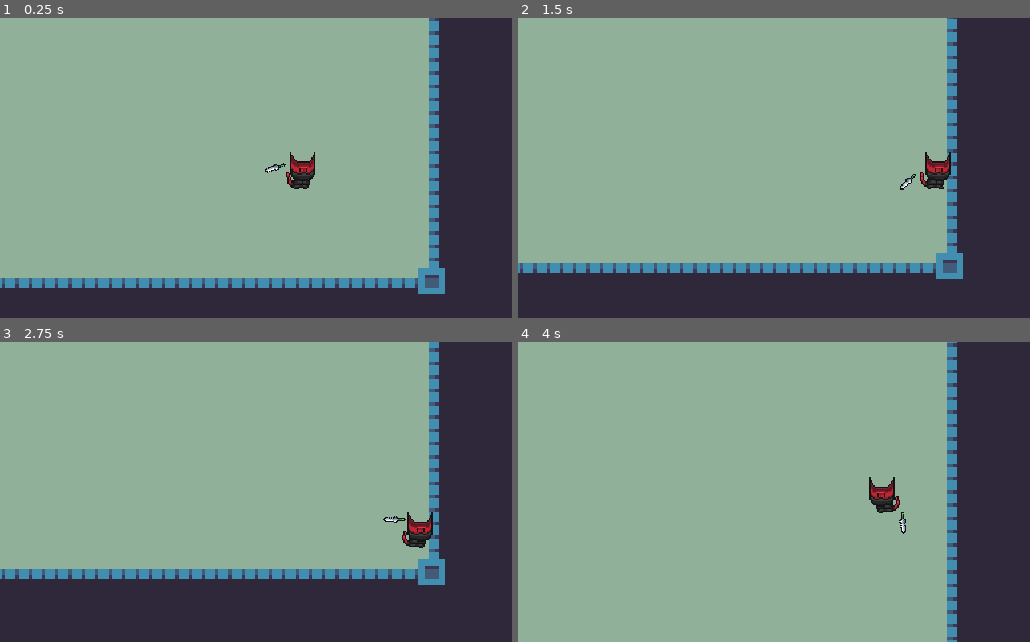
Above: before the commit, frames 1-4 (two rows, left to right).
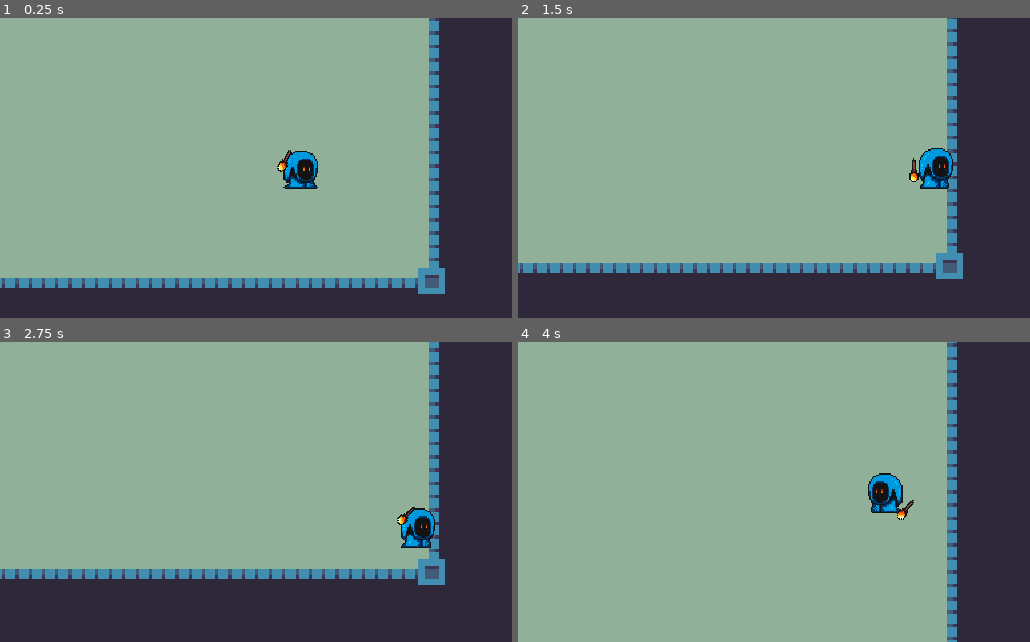
Above: after the commit, the same moments.

Repository: Madhavaprasath/StartupCities
Game: Godot game, scene res://Stages/Stage1/Stage1.tscn
Two runs of this game, one before a commit and one after it. Both use one fixed random seed, a clock stepped at 60 frames per second and the inputs below. The engine's default icon, where the game draws it, is replaced by a stand-in: a white triangle on a blue panel in a dark square.
Inputs (mouse positions are in pixels of both pictures, inside the frame that each line leads up to):
- Up to frame 1 (0.25 s): no input
- Up to frame 2 (1.5 s): move the mouse to (886, 153) at 0.52 s; press the mouse at (886, 153) at 0.53 s; hold Right (Right) 0.53-1.28 s; move the mouse to (671, 183) at 1.27 s; release the mouse at (671, 183) at 1.28 s; hold S (Down) from 1.28 s (still down); tap E (Interact) at 1.35 s
- Up to frame 3 (2.75 s): click (153, 507) at 1.55 s; move the mouse to (307, 426) at 2.02 s; release S (Down) at 2.03 s; press the mouse at (307, 426) at 2.03 s; hold Right (Right) from 2.03 s (still down)
- Up to frame 4 (4 s): move the mouse to (748, 552) at 2.77 s; release Right (Right) at 2.78 s; release the mouse at (748, 552) at 2.78 s; hold Up (Up) 2.78-3.53 s; click (748, 552) at 2.85 s; move the mouse to (927, 537) at 3.52 s; press the mouse at (927, 537) at 3.53 s; hold A (Left) from 3.53 s (still down); tap E (Interact) at 3.6 s

The runs differ from the first frame. In frame 1, 0.7% of the frame differs, in the area x 51-63%, y 44-57%; in frame 2, 0.8%, in the area x 74-85%, y 43-58%; in frame 3, 0.8%; in frame 4, 0.8%.

Commit message:
Fix attack animation for other mobs

Diff:
--- a/2K Euros/Actor/Player/Player.gd
+++ b/2K Euros/Actor/Player/Player.gd
@@ -6,7 +6,7 @@
 var Velocity=Vector2()
 var current_animation = ""
 var attacking = false
-var groupname="Cat"
+var groupname="Mage"
 var previous_group_name=null
 #cast variables
 onready var Body:Node2D=get_node("Body")
@@ -68,7 +68,8 @@
 
 
 func _on_AnimationPlayer_animation_finished(anim_name):
+	print(anim_name)
 	if anim_name in ["Cat_Attack", "Ogre_Attack", "Mage_Attack"]:
 		animation_player.play(groupname + "_" + current_animation)
-		attacking = false
+
 	pass # Replace with function body.
--- a/2K Euros/Actor/Player/Player.tscn
+++ b/2K Euros/Actor/Player/Player.tscn
@@ -231,14 +231,14 @@
 } ]
 
 [sub_resource type="CapsuleShape2D" id=42]
-radius = 6.12173
-height = 10.1291
+radius = 8.224
+height = 13.0197
 
 [sub_resource type="CircleShape2D" id=43]
-radius = 7.783
+radius = 7.70912
 
 [sub_resource type="CircleShape2D" id=44]
-radius = 7.77677
+radius = 12.2025
 
 [sub_resource type="Animation" id=45]
 length = 0.45
@@ -762,7 +762,7 @@
 tracks/4/interp = 1
 tracks/4/loop_wrap = true
 tracks/4/imported = false
-tracks/4/enabled = true
+tracks/4/enabled = false
 tracks/4/keys = {
 "times": PoolRealArray( 0 ),
 "transitions": PoolRealArray( 1 ),
@@ -862,7 +862,7 @@
 tracks/0/interp = 1
 tracks/0/loop_wrap = true
 tracks/0/imported = false
-tracks/0/enabled = true
+tracks/0/enabled = false
 tracks/0/keys = {
 "times": PoolRealArray( 0 ),
 "transitions": PoolRealArray( 1 ),
@@ -1034,7 +1034,7 @@
 tracks/3/interp = 1
 tracks/3/loop_wrap = true
 tracks/3/imported = false
-tracks/3/enabled = true
+tracks/3/enabled = false
 tracks/3/keys = {
 "times": PoolRealArray( 0 ),
 "transitions": PoolRealArray( 1 ),
@@ -1127,6 +1127,7 @@
 }
 
 [sub_resource type="Animation" id=51]
+resource_name = "Ogre_Attack"
 length = 0.45
 tracks/0/type = "value"
 tracks/0/path = NodePath(".:animation")
@@ -1181,7 +1182,7 @@
 tracks/4/interp = 1
 tracks/4/loop_wrap = true
 tracks/4/imported = false
-tracks/4/enabled = true
+tracks/4/enabled = false
 tracks/4/keys = {
 "times": PoolRealArray( 0 ),
 "transitions": PoolRealArray( 1 ),
@@ -1310,6 +1311,7 @@
 }
 
 [sub_resource type="Animation" id=52]
+resource_name = "Ogre_Idle"
 length = 0.4
 loop = true
 tracks/0/type = "value"
@@ -1341,7 +1343,7 @@
 tracks/2/interp = 1
 tracks/2/loop_wrap = true
 tracks/2/imported = false
-tracks/2/enabled = true
+tracks/2/enabled = false
 tracks/2/keys = {
 "times": PoolRealArray( 0 ),
 "transitions": PoolRealArray( 1 ),
@@ -1446,6 +1448,7 @@
 }
 
 [sub_resource type="Animation" id=53]
+resource_name = "Ogre_Run"
 length = 0.4
 loop = true
 tracks/0/type = "value"
@@ -1501,7 +1504,7 @@
 tracks/4/interp = 1
 tracks/4/loop_wrap = true
 tracks/4/imported = false
-tracks/4/enabled = true
+tracks/4/enabled = false
 tracks/4/keys = {
 "times": PoolRealArray( 0 ),
 "transitions": PoolRealArray( 1 ),
@@ -1673,7 +1676,7 @@
 tracks/7/interp = 1
 tracks/7/loop_wrap = true
 tracks/7/imported = false
-tracks/7/enabled = true
+tracks/7/enabled = false
 tracks/7/keys = {
 "times": PoolRealArray( 0 ),
 "transitions": PoolRealArray( 1 ),
@@ -1821,7 +1824,7 @@
 tracks/7/interp = 1
 tracks/7/loop_wrap = true
 tracks/7/imported = false
-tracks/7/enabled = true
+tracks/7/enabled = false
 tracks/7/keys = {
 "times": PoolRealArray( 0 ),
 "transitions": PoolRealArray( 1 ),
@@ -1942,7 +1945,7 @@
 "frames": [ SubResource( 56 ) ],
 "loop": true,
 "name": "Cat_Idle",
-"speed": 5.02
+"speed": 5.0
 }, {
 "frames": [  ],
 "loop": true,
@@ -1987,7 +1990,7 @@
 
 [node name="AnimatedSprite" type="AnimatedSprite" parent="Body"]
 frames = SubResource( 41 )
-animation = "Cat_attack"
+animation = "Org_attack"
 
 [node name="AnimationPlayer" type="AnimationPlayer" parent="Body/AnimatedSprite"]
 anims/Cat_Attack = SubResource( 45 )
@@ -1996,9 +1999,9 @@
 anims/Mage_Attack = SubResource( 48 )
 anims/Mage_Idle = SubResource( 49 )
 anims/Mage_Run = SubResource( 50 )
-anims/Org_Attack = SubResource( 51 )
-anims/Org_Idle = SubResource( 52 )
-anims/Org_Run = SubResource( 53 )
+anims/Ogre_Attack = SubResource( 51 )
+anims/Ogre_Idle = SubResource( 52 )
+anims/Ogre_Run = SubResource( 53 )
 anims/Player_Idle = SubResource( 54 )
 anims/Player_Run = SubResource( 55 )
 
@@ -2012,9 +2015,9 @@
 collision_mask = 64
 
 [node name="Sprite" type="AnimatedSprite" parent="Body/AnimatedSprite/Hold_position"]
-position = Vector2( 15, 6.5 )
+position = Vector2( 15, 0 )
 frames = SubResource( 71 )
-animation = "Cat_swing"
+animation = "Orc_Swing"
 
 [node name="Player_hurtBox" parent="Body" instance=ExtResource( 8 )]
 collision_layer = 4
@@ -2022,7 +2025,7 @@
 
 [node name="CollisionShape2D" type="CollisionShape2D" parent="."]
 visible = false
-position = Vector2( -1.17982, 8.39046 )
+position = Vector2( 0.147476, 8.25891 )
 shape = SubResource( 43 )
 
 [node name="Statemachine" type="Node" parent="."]
--- a/2K Euros/Actor/Player/Player_Statemachine.gd
+++ b/2K Euros/Actor/Player/Player_Statemachine.gd
@@ -34,34 +34,17 @@
 				return states[1]
 	return null
 
+
 func animation(state):
-	match state:
-		"Idle":
-			if parent.groupname=="Player":
-				parent.animation_player.play("Player_Idle")
-			elif parent.groupname=="Cat":
-				parent.animation_player.play("Cat_Idle")
-			elif parent.groupname=="Org":
-				parent.animation_player.play("Org_Idle")
-			else:
-				parent.animation_player.play("Mage_Idle")
-		"Run":
-			if parent.groupname=="Player":
-				parent.animation_player.play("Player_Run")
-			elif parent.groupname=="Cat":
-				parent.animation_player.play("Cat_Run")
-			elif parent.groupname=="Org":
-				parent.animation_player.play("Org_Run")
-			else:
-				parent.animation_player.play("Mage_Run")
+	parent.animation_player.play(parent.groupname + "_" + state)
+
+
 func _unhandled_input(event):
-	if event.is_action_pressed("click") and parent.attacking==false:
-		parent.attacking = true
-		if parent.groupname=="Cat"||parent.groupname=="Org"&&parent.groupname!="Player":
-			match parent.groupname:
-				"Cat":
-					parent.animation_player.play("Cat_Attack")
-				"Org":
-					parent.animation_player.play("Org_Attack")
-		elif parent.groupname=="Mage":
-			parent.animation_player.play("Mage_Attack")
+	if event.is_action_pressed("click"):
+		match parent.groupname:
+			"Cat":
+				parent.animation_player.play("Cat_Attack")
+			"Ogre":
+				parent.animation_player.play("Ogre_Attack")
+			"Mage":
+				parent.animation_player.play("Mage_Attack")
--- a/2K Euros/Autoloads/AudioManager/AudioManager.gd
+++ b/2K Euros/Autoloads/AudioManager/AudioManager.gd
@@ -13,30 +13,30 @@
 func change_state(new_state):
 	state = new_state
 
-	$Tween.stop_all()
-	var audio_to_play: AudioStreamPlayer
-
-	match new_state:
-		"menu":
-			audio_to_play = $BGMS/MainMenu
-		"stage":
-			audio_to_play = $BGMS/Stage
-		"end":
-			audio_to_play = $BGMS/End
-		"none":
-			fade_current()
-			return
-
-	for child in $BGMS.get_children():
-		if child != audio_to_play:
-			_set_fade_out(child)
-	$Tween.start() # Actually starts fading out
-
-	if audio_to_play:
-		if audio_to_play.is_playing():
-			return
-		else:
-			audio_to_play.play()
+#	$Tween.stop_all()
+#	var audio_to_play: AudioStreamPlayer
+#
+#	match new_state:
+#		"menu":
+#			audio_to_play = $BGMS/MainMenu
+#		"stage":
+#			audio_to_play = $BGMS/Stage
+#		"end":
+#			audio_to_play = $BGMS/End
+#		"none":
+#			fade_current()
+#			return
+#
+#	for child in $BGMS.get_children():
+#		if child != audio_to_play:
+#			_set_fade_out(child)
+#	$Tween.start() # Actually starts fading out
+#
+#	if audio_to_play:
+#		if audio_to_play.is_playing():
+#			return
+#		else:
+#			audio_to_play.play()
 
 
 func fade_current():
